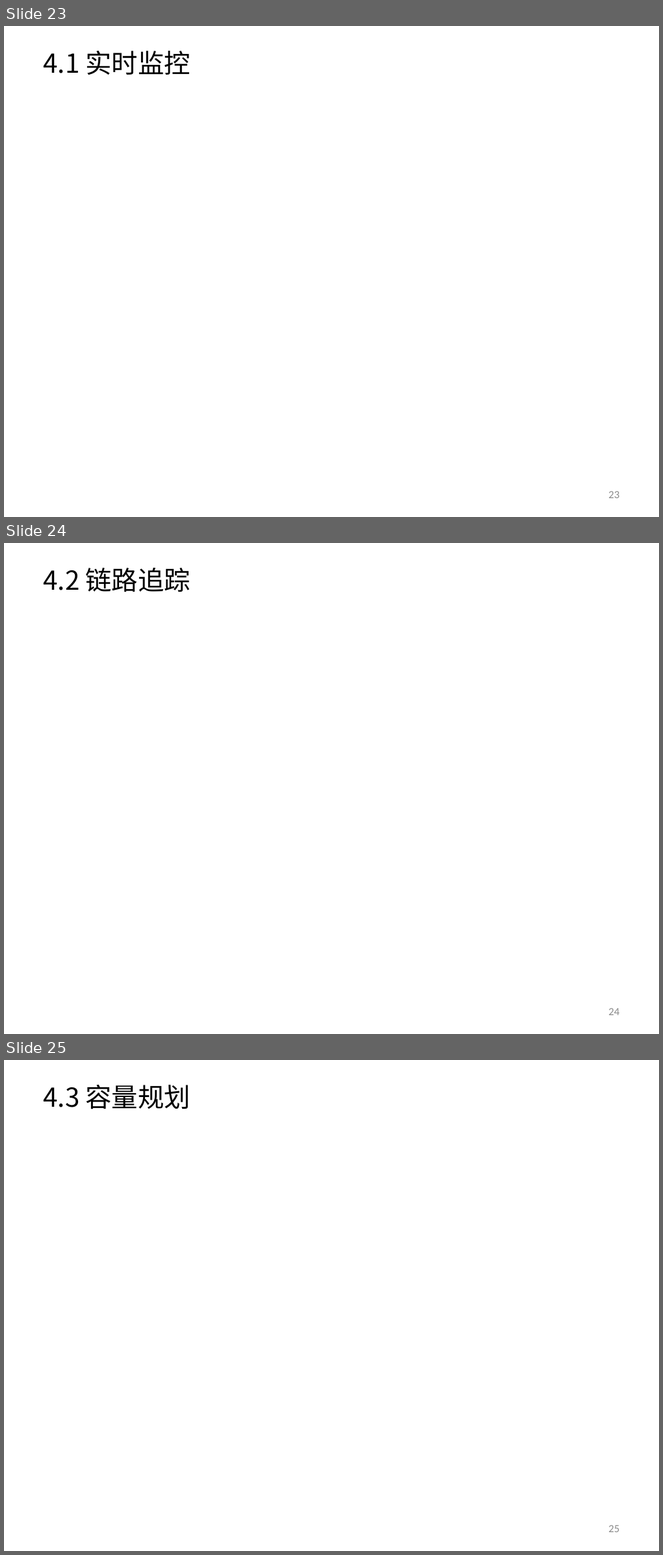
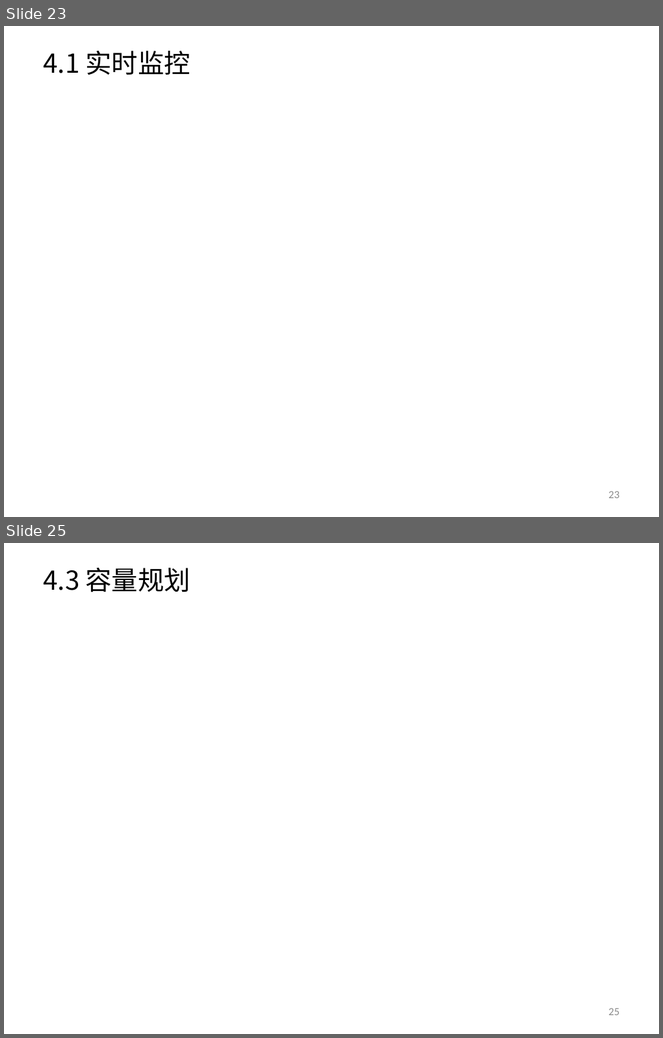
Before and after one commit to yessur3808/neural, a slide deck: docs/Neural_设计方案_V1.3.pptx. Shown one above the other, each under a label of ours: slides 23, 24 and 25 before the commit, slides 23 and 25 after it; the slides between them are not shown. The pictures are 663x1555 and 663x1038 pixels, drawn with LibreOffice and Linux fonts; fonts in the diff are those of the drawing. Boxes give left, top, right and bottom in pixels: in the first picture for what was removed or moved away, otherwise in the second. Text is boxed around its words. In the diff, an @@ line names an element or a change of style, - is before the commit and + after.

```diff
--- a/docs/Neural_设计方案_V1.3.pptx
+++ b/docs/Neural_设计方案_V1.3.pptx
@@ slide 24 removed at bbox=[4, 543, 659, 1034], background #FFFFFF @@
@@ title removed at bbox=[43, 568, 190, 592] @@
-4.2 链路追踪
@@ page number removed at bbox=[608, 1008, 620, 1016] @@
-24
```
Also in this commit, not shown: 2 slides changed, 1 slide added.
